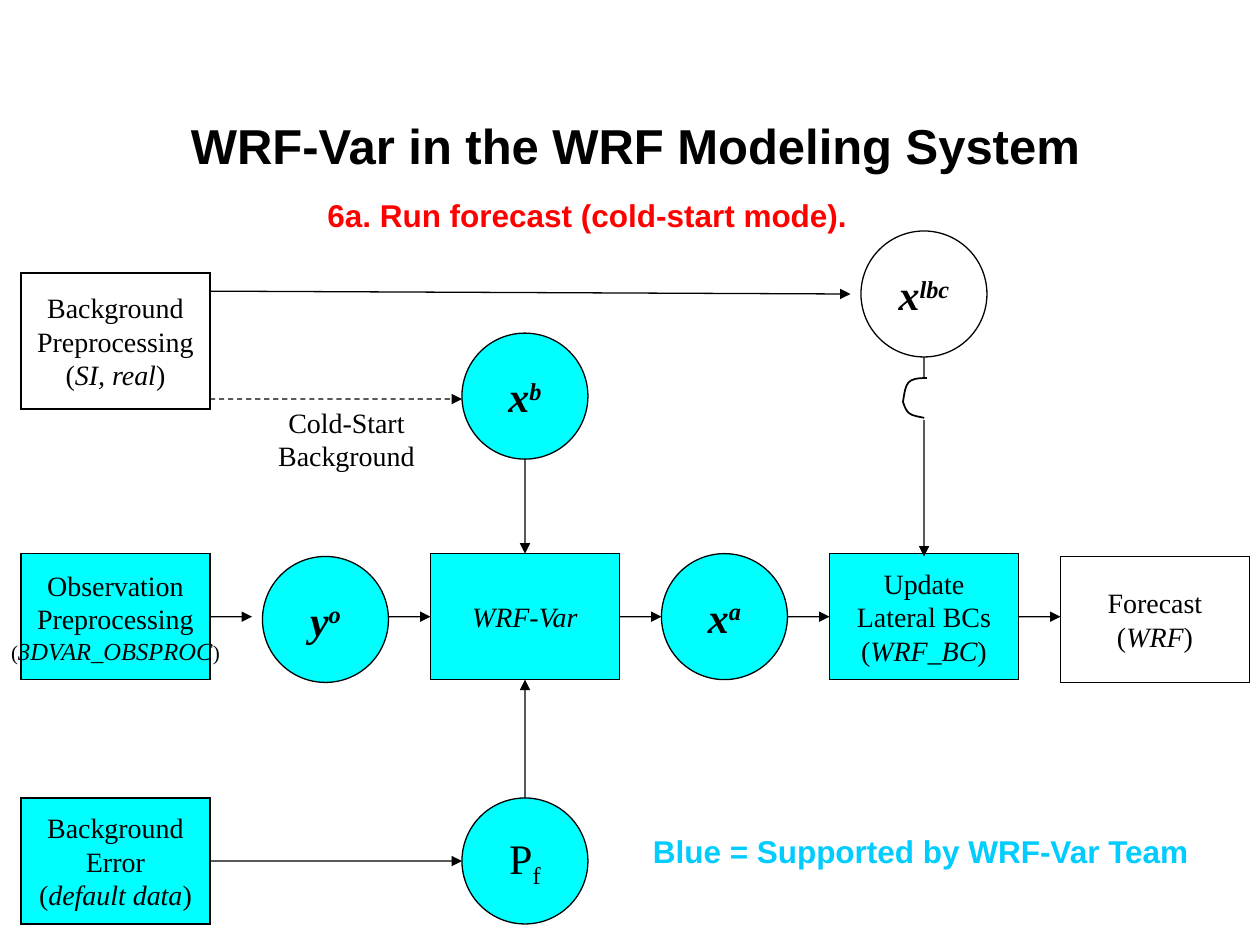
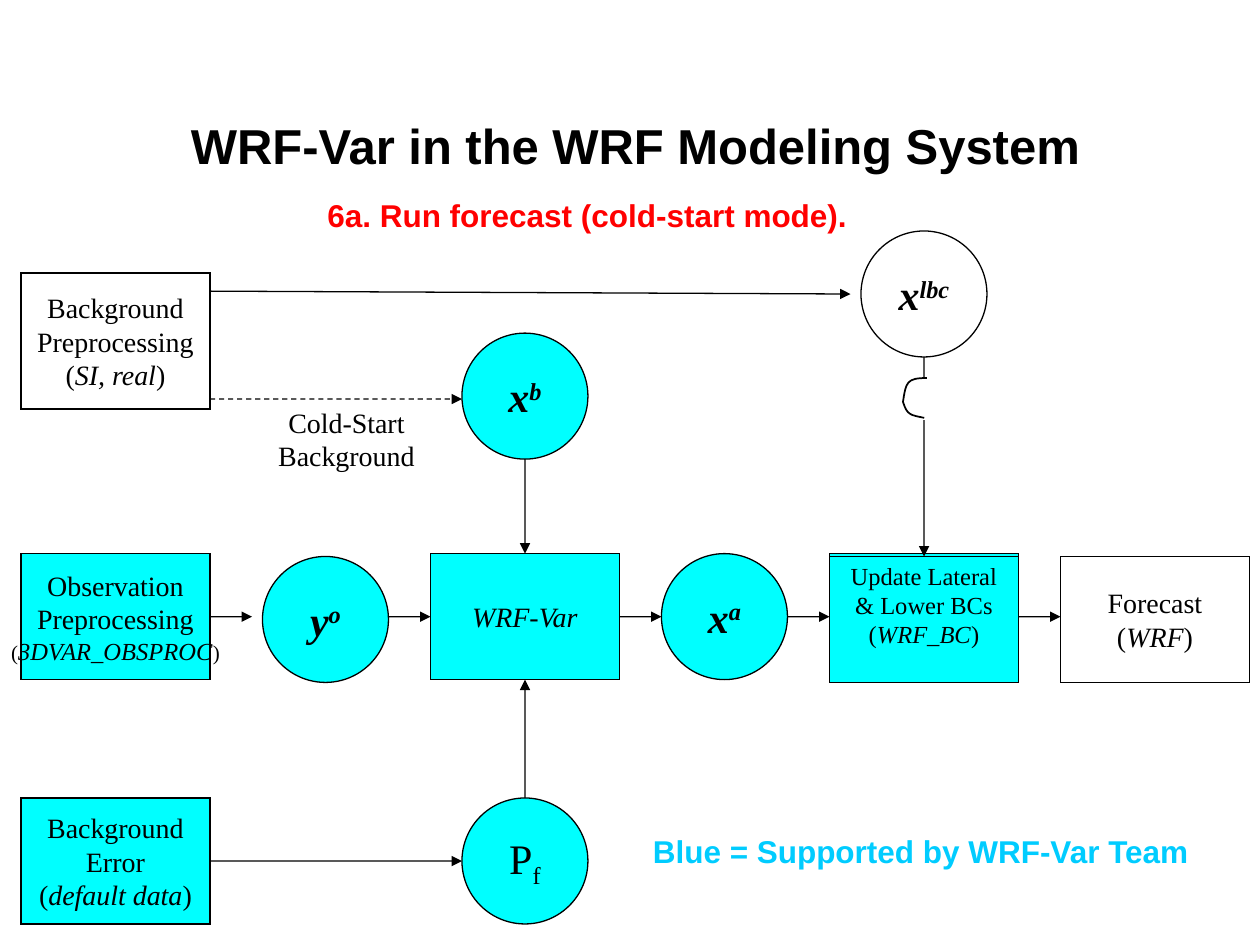
Before and after one commit to wrf-model/WRFDA, a slide deck: slide 10 of doc/da_tutorial/wrfvar-system.ppt. Drawn at 1260x945 pixels with LibreOffice and Linux fonts; fonts in the diff are those of the drawing. Boxes give left, top, right and bottom in pixels: in the first picture for what was removed or moved away, otherwise in the second. Text is boxed around its words. In the diff, an @@ line names an element or a change of style, - is before the commit and + after.

```diff
--- a/doc/da_tutorial/wrfvar-system.ppt
+++ b/doc/da_tutorial/wrfvar-system.ppt
@@ rectangle "Update Lateral": place and size @@
-rectangle "Update Lateral" at (829, 553, 1018, 679)
+rectangle "Update Lateral" at (829, 557, 1018, 683)
@@ rectangle added at (829, 553, 1018, 679), fill #00FFFF, outline #000000 0.74 pt @@
@@ text in rectangle at (851, 568, 997, 615): text changed; size 16 to 14 pt @@
-Update
-Lateral BCs
+Update Lateral
+& Lower BCs
@@ text in rectangle at (869, 626, 979, 648): size 16 to 14 pt in "(WRF_BC)" @@
```
Also in this commit, not shown: 9 other slides changed, 1 other file.
